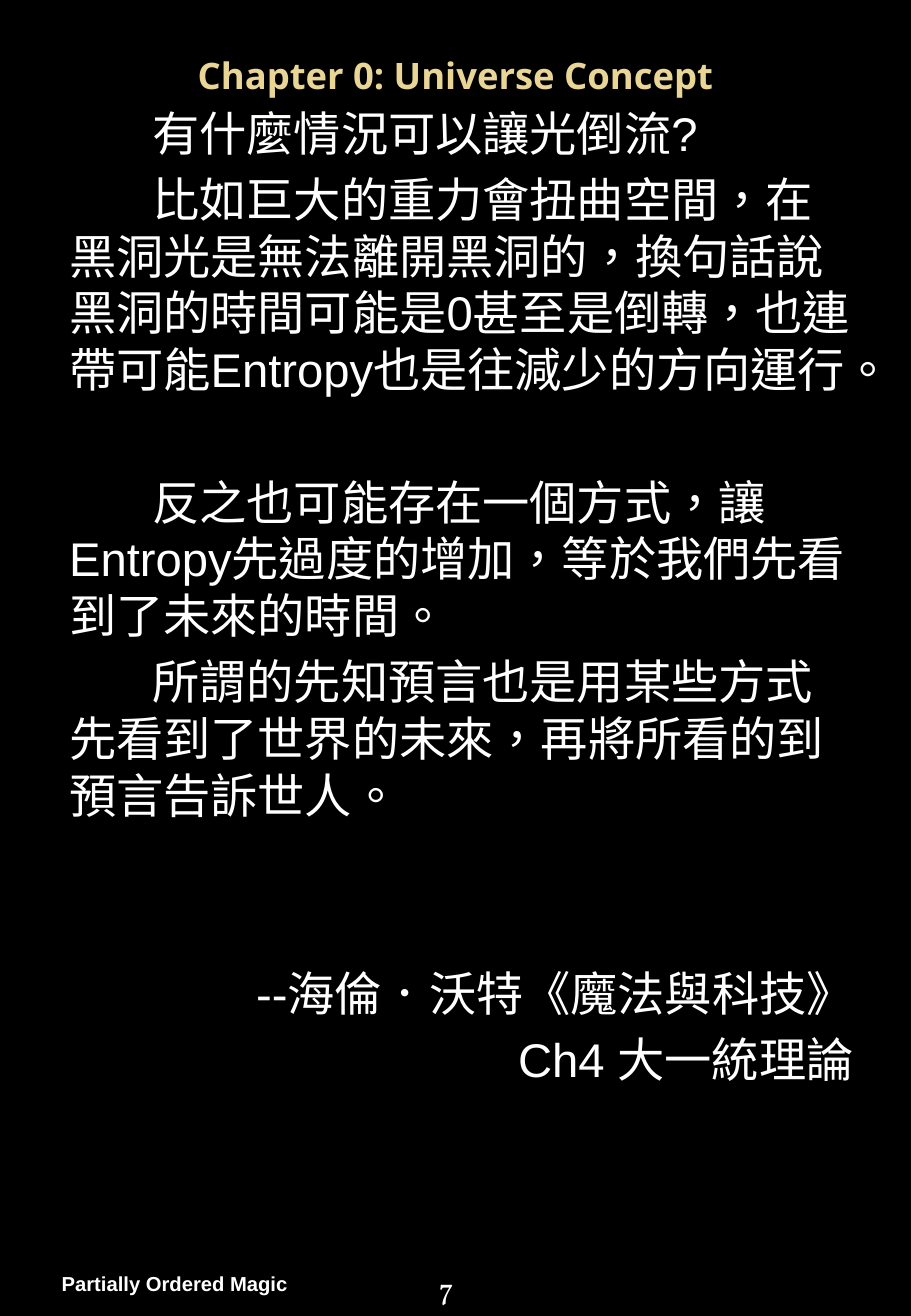
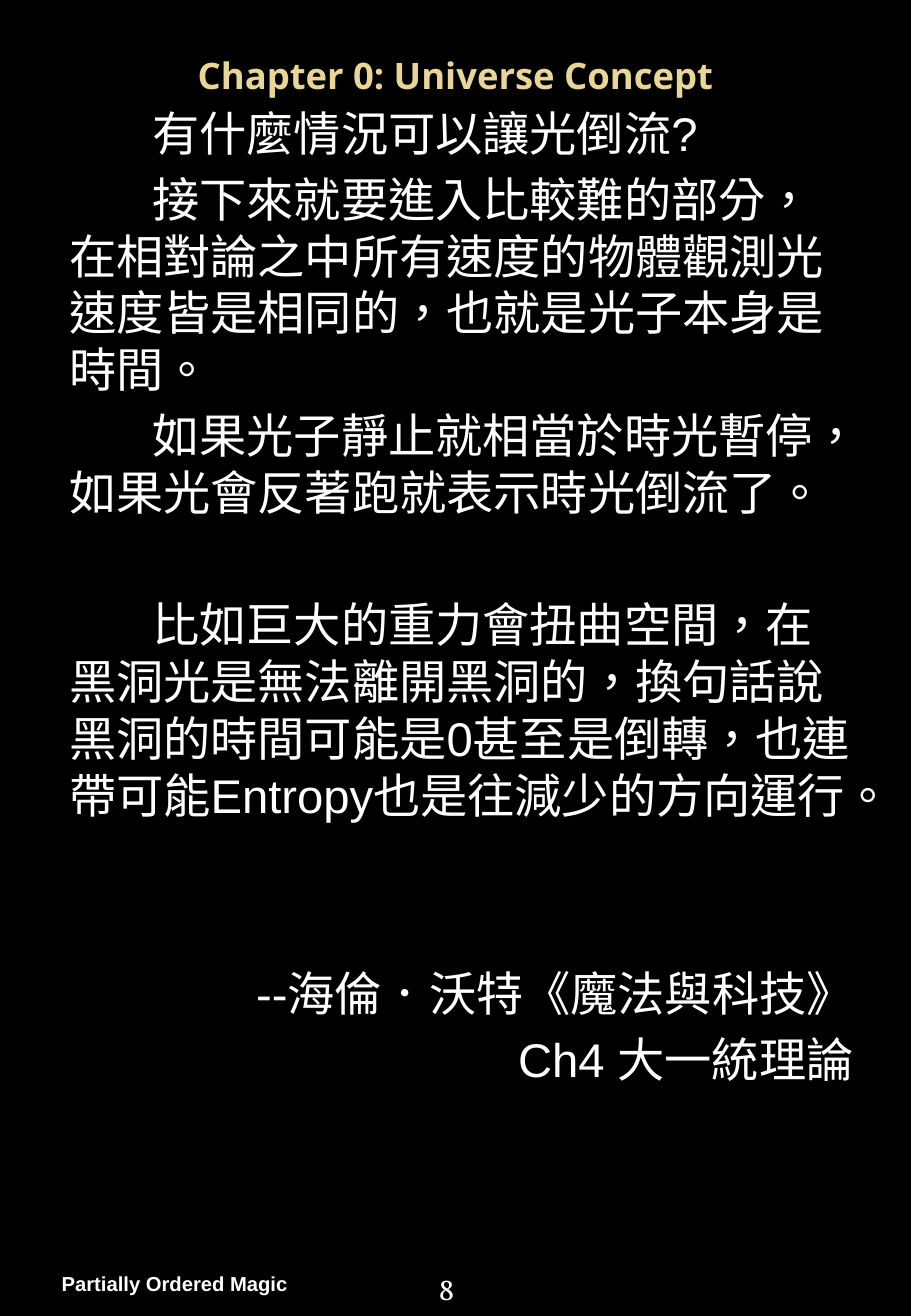
Before and after one commit to PartiallyOrderedMagic/PartiallyOrderedMagic.github.io, a slide deck: slide 9 of MyGame/Partially Ordered Magic Handbook.pptx (slide 8 before the commit). Drawn at 911x1316 pixels with LibreOffice and Linux fonts; fonts in the diff are those of the drawing; background and template pictures are left out. Boxes give left, top, right and bottom in pixels: in the first picture for what was removed or moved away, otherwise in the second. Text is boxed around its words. In the diff, an @@ line names an element or a change of style, - is before the commit and + after.

```diff
--- a/MyGame/Partially Ordered Magic Handbook.pptx
+++ b/MyGame/Partially Ordered Magic Handbook.pptx
@@ text at (x1=69, y1=177, x2=860, y2=514): paragraphs added @@
+接下來就要進入比較難的部分，在相對論之中所有速度的物體觀測光速度皆是相同的，也就是光子本身是時間。
+如果光子靜止就相當於時光暫停，如果光會反著跑就表示時光倒流了。
@@ text at (x1=69, y1=480, x2=845, y2=818): paragraphs removed @@
-反之也可能存在一個方式，讓Entropy先過度的增加，等於我們先看到了未來的時間。
-所謂的先知預言也是用某些方式先看到了世界的未來，再將所看的到預言告訴世人。
@@ page number at (x1=439, y1=1280, x2=454, y2=1301): text changed @@
-7
+8
```
Also in this commit, not shown: 24 other slides changed, 2 slides added.
